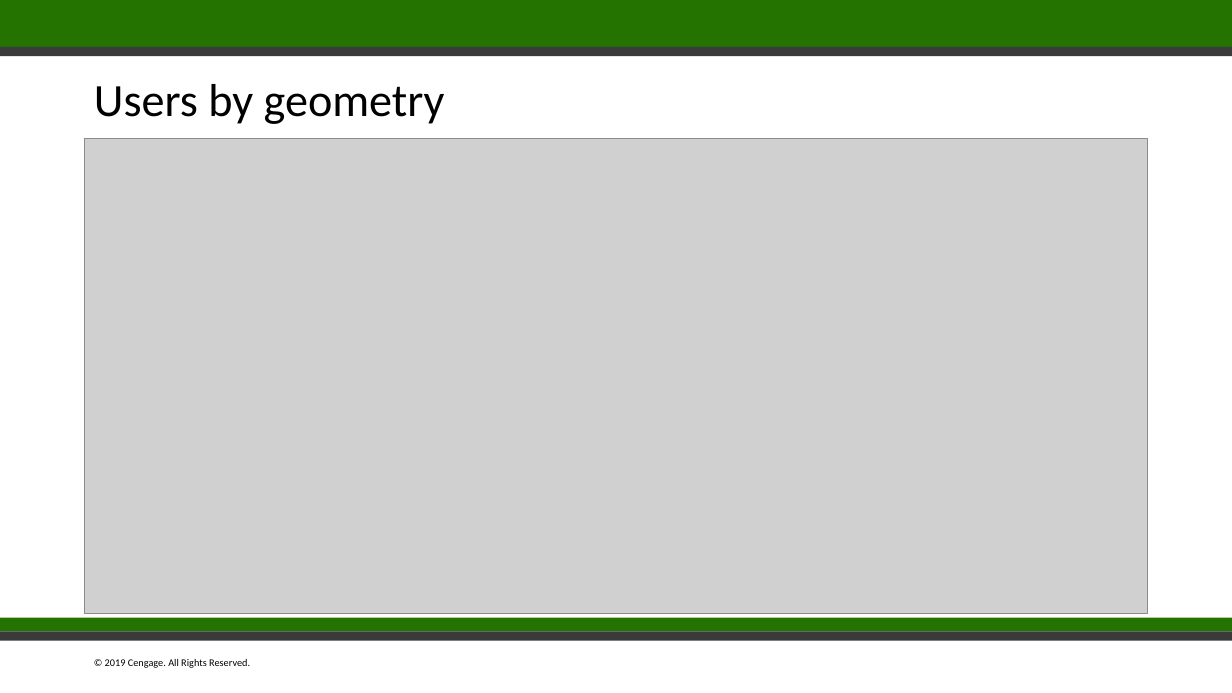
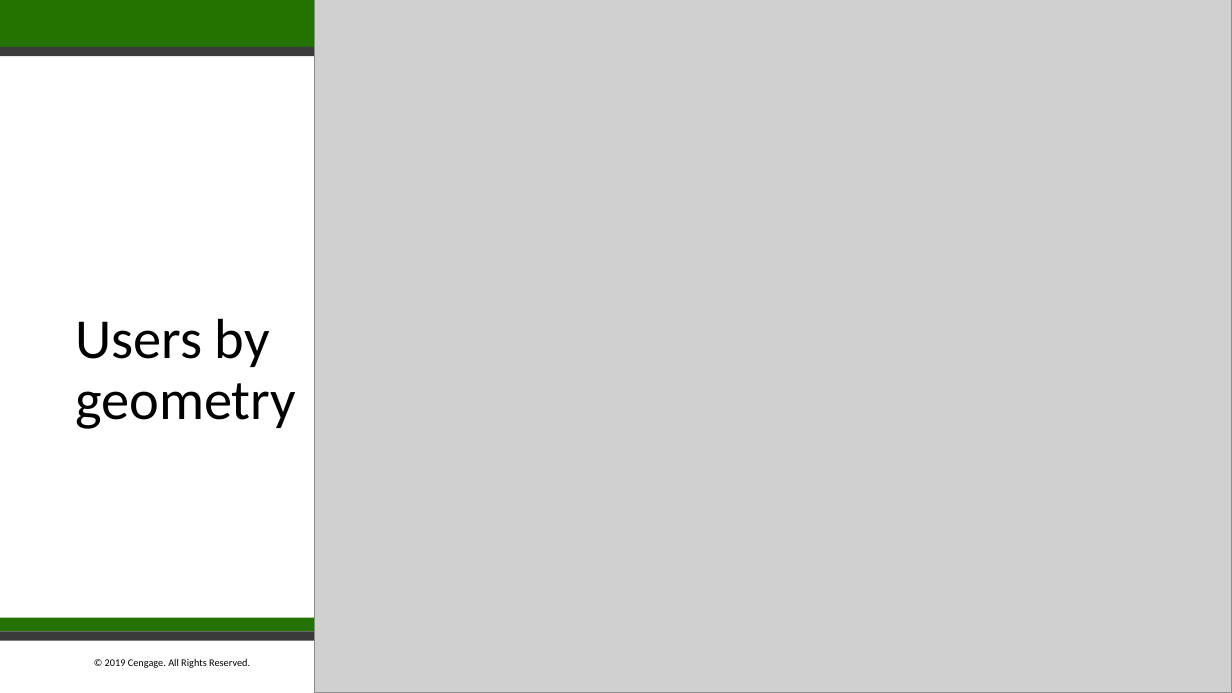
Before and after one commit to billyean/anna, a slide deck: slide 4 of Stackoverflow Programmer's Story.pptx. Drawn at 1232x693 pixels with LibreOffice and Linux fonts; fonts in the diff are those of the drawing; grey boxes stand for pictures. Boxes give left, top, right and bottom in pixels: in the first picture for what was removed or moved away, otherwise in the second. Text is boxed around its words. In the diff, an @@ line names an element or a change of style, - is before the commit and + after.

```diff
--- a/Stackoverflow Programmer's Story.pptx
+++ b/Stackoverflow Programmer's Story.pptx
@@ picture resized from (x1=85, y1=138, x2=1148, y2=614) to (x1=315, y1=0, x2=1232, y2=693) @@
@@ title "Users by geometry" moved from (x1=94, y1=84, x2=445, y2=124) to (x1=75, y1=318, x2=296, y2=429) @@
@@ title "Users by geometry" at (x1=75, y1=318, x2=296, y2=429): size 36 to 44 pt; vertical alignment middle to bottom @@
```
Also in this commit, not shown: 1 other slide changed, 3 slides added, 1 other file.
